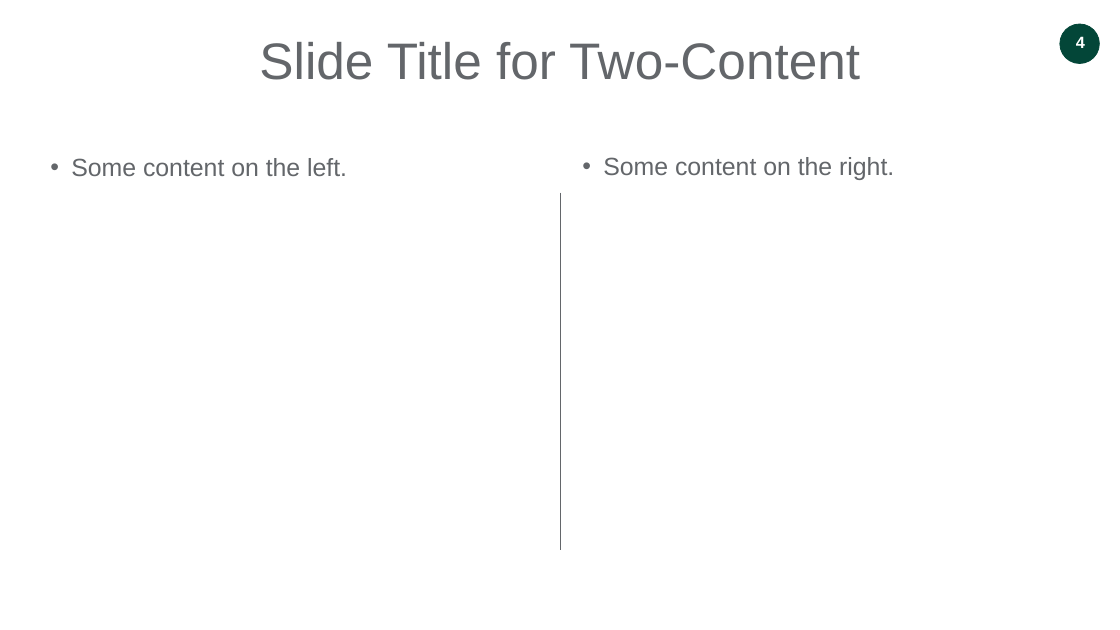
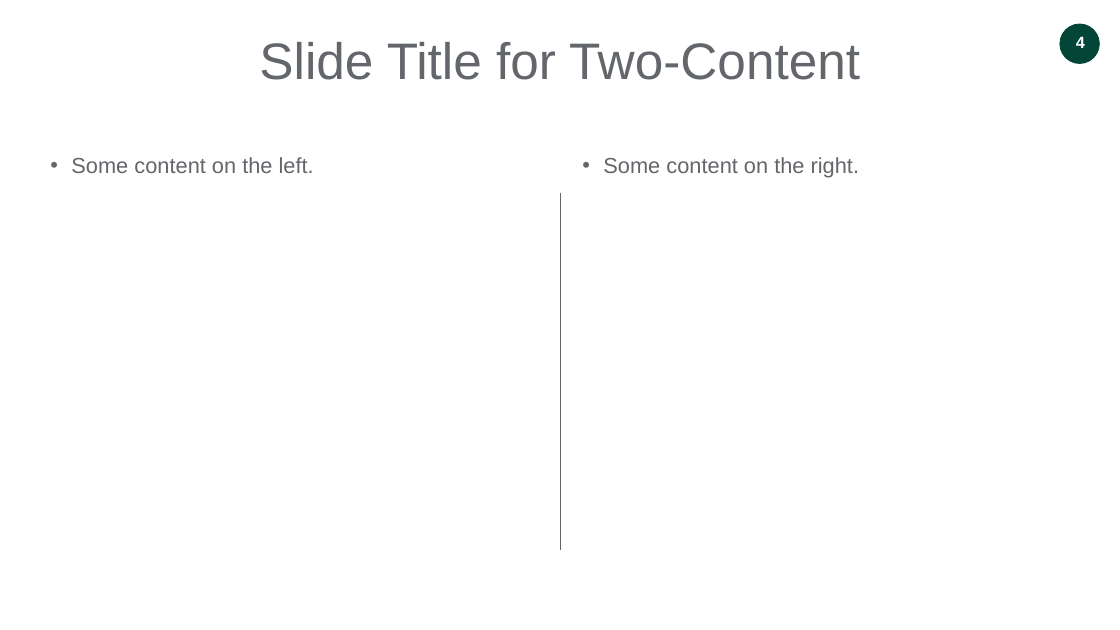
Before and after one commit to julianbarg/Templates, a slide deck: slide 4 of ivey-powerpoint-template.pptx. Drawn at 1120x630 pixels with LibreOffice and Linux fonts; fonts in the diff are those of the drawing; background and template pictures are left out. Boxes give left, top, right and bottom in pixels: in the first picture for what was removed or moved away, otherwise in the second. Text is boxed around its words. In the diff, an @@ line names an element or a change of style, - is before the commit and + after.

```diff
--- a/ivey-powerpoint-template.pptx
+++ b/ivey-powerpoint-template.pptx
@@ text "Some content on the left." at [71,157,314,173]: size 16 to 14 pt @@
@@ text "Some content on the right." at [603,157,859,177]: size 16 to 14 pt @@
```
Also in this commit, not shown: 3 other slides changed.
